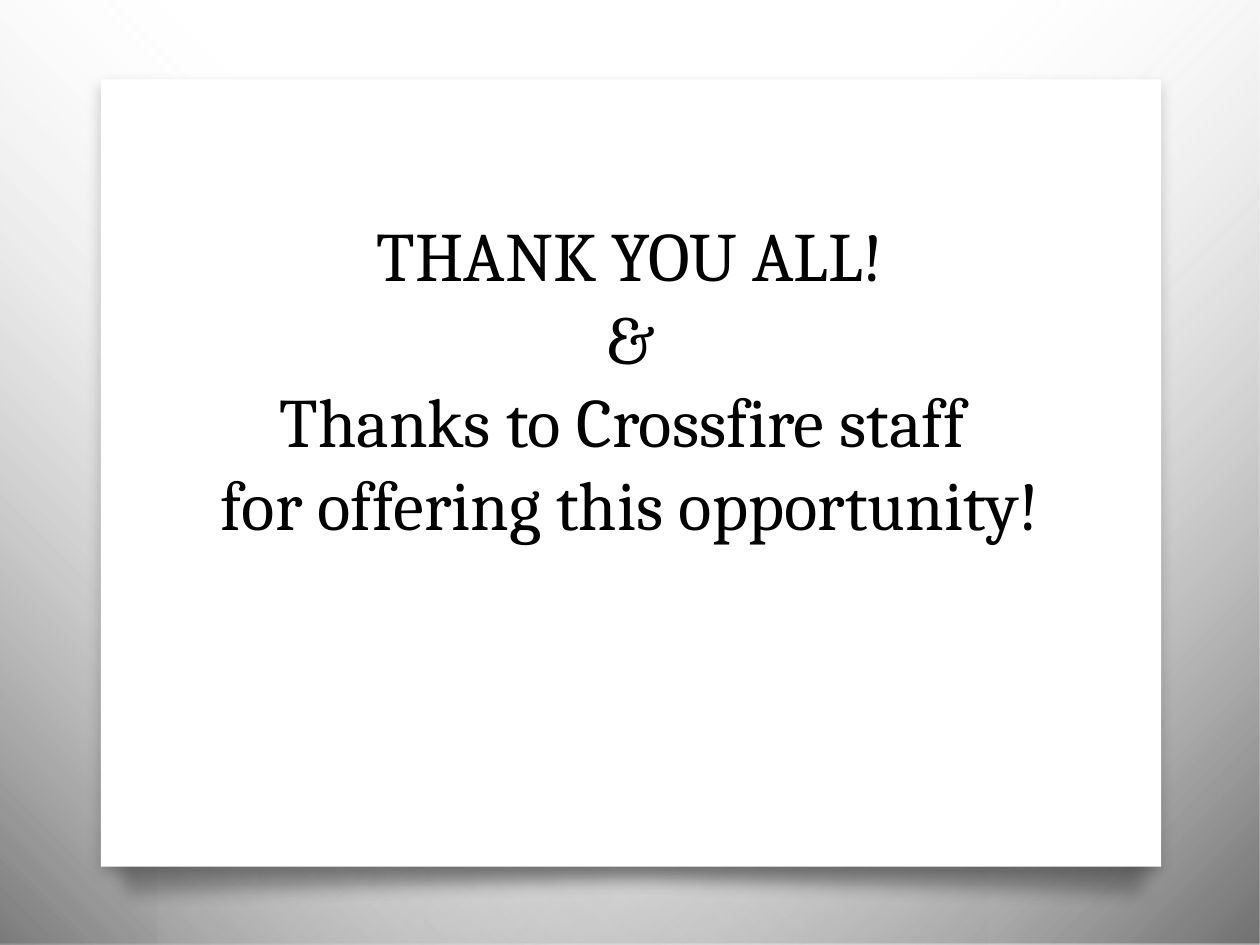
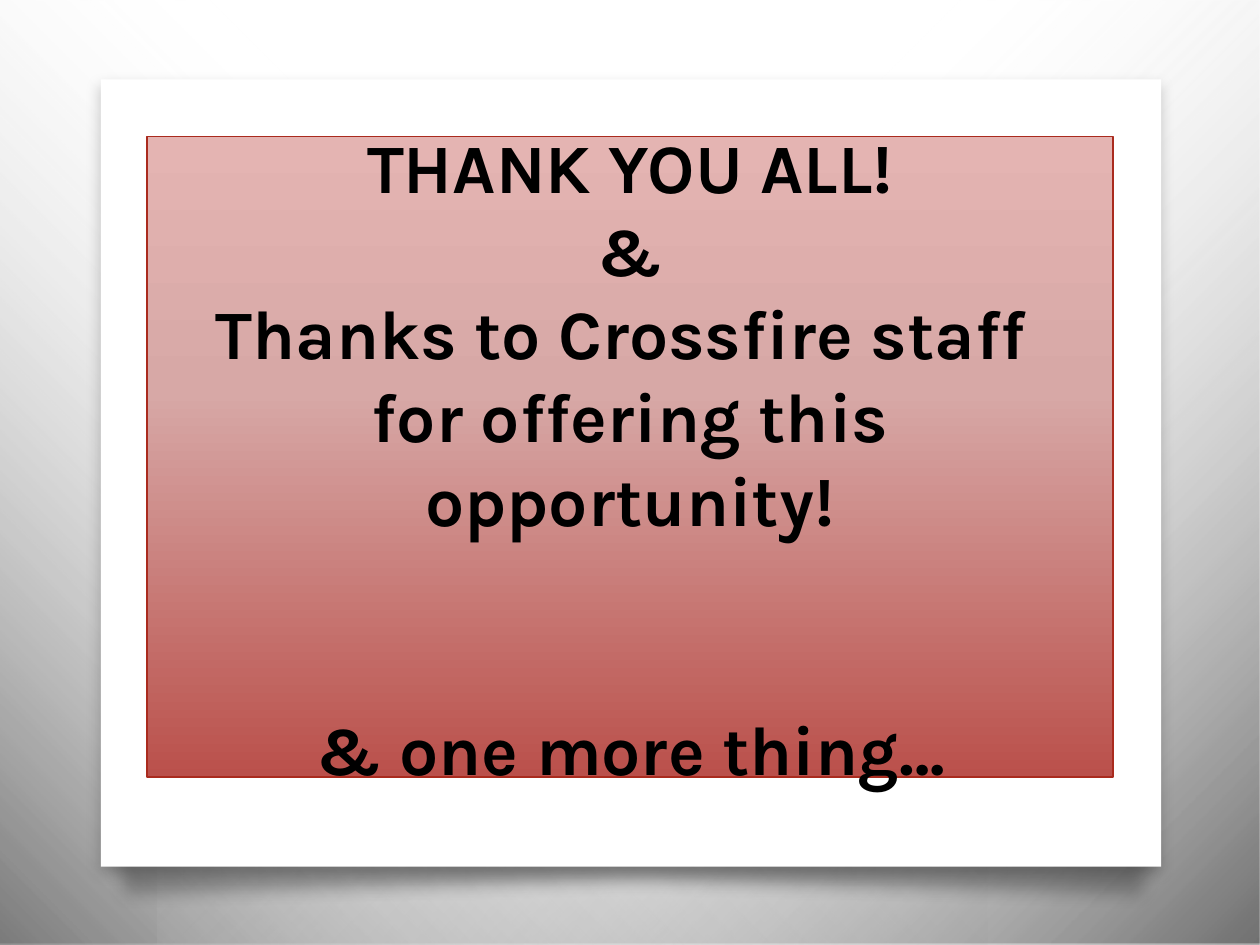
Before and after one commit to knightchuck/Project3, a slide deck: slide 10 of Chuck Berger.pptx. Drawn at 1260x945 pixels with LibreOffice and Linux fonts; fonts in the diff are those of the drawing; background and template pictures are left out. Boxes give left, top, right and bottom in pixels: in the first picture for what was removed or moved away, otherwise in the second. Text is boxed around its words. In the diff, an @@ line names an element or a change of style, - is before the commit and + after.

```diff
--- a/Chuck Berger.pptx
+++ b/Chuck Berger.pptx
@@ title "THANK YOU ALL! & Thanks ...": place and size @@
-title "THANK YOU ALL! & Thanks ..." at bbox=[221, 234, 1039, 545]
+title "THANK YOU ALL! & Thanks ..." at bbox=[147, 136, 1114, 776]
@@ title "THANK YOU ALL! & Thanks ..." at bbox=[147, 136, 1114, 776]: fill none to gradient #E5B3B2 to #D7A8A6 to #BA514C; outline none to #AA2B1E 0.75 pt @@
@@ title at bbox=[215, 131, 1026, 791]: text changed; font Cambria to Karla; bold on @@
-THANK YOU ALL!
-&
-Thanks to Crossfire staff
-for offering this opportunity!
+THANK YOU ALL!
+&
+Thanks to Crossfire staff
+for offering this opportunity!
+& one more thing…
```
Also in this commit, not shown: 1 slide added.
